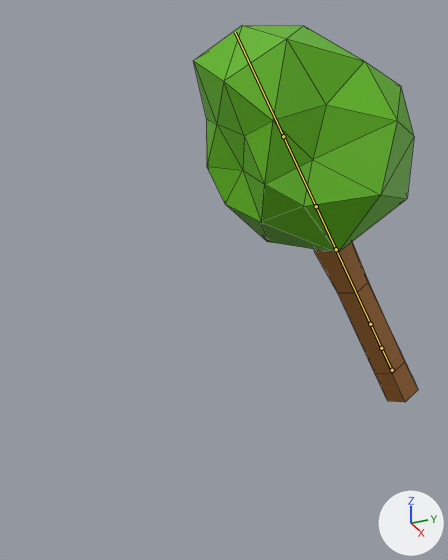
A saved change to the Blender file Assets/Scenes/Enviroment/Blender Files/Tree_model_1.blend.
Rendered twice from a camera (50 mm lens) standing at (3.38, -3.03, 2.69) and looking at (-0.01, -1.5, 0.99). Lighting does not change. The marker at lower right points along +X, +Y and +Z. Both versions are drawn at frame 20 of the action 'Cut'; the numbers are the values there. The bones that bend it are drawn over the model as lines. Mesh edges are drawn as thin lines.
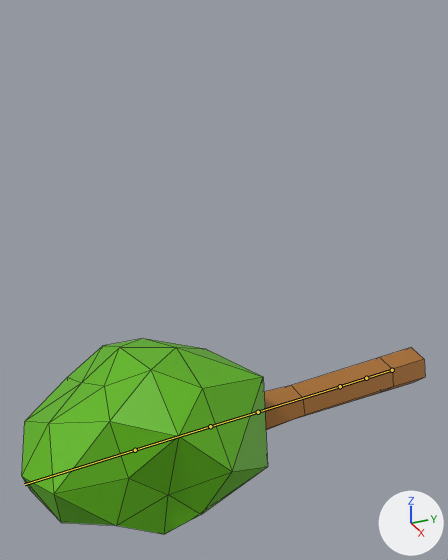
Location of each change, [x1, y1, x2, y2] in pixels of the pictures (448 x 560 px):
'Cylinder', posed (80% wider, 48% shorter): before [194, 25, 418, 402]; after [22, 338, 425, 534]
bone 'Bone', root to tip: before (392, 370) to (381, 348); after (392, 370) to (366, 378)

The change in detail:
Bone 'Bone' (bone_bone) turns from (29, 5, 4) to (89, 7, 17) degrees about its own x, y and z.
